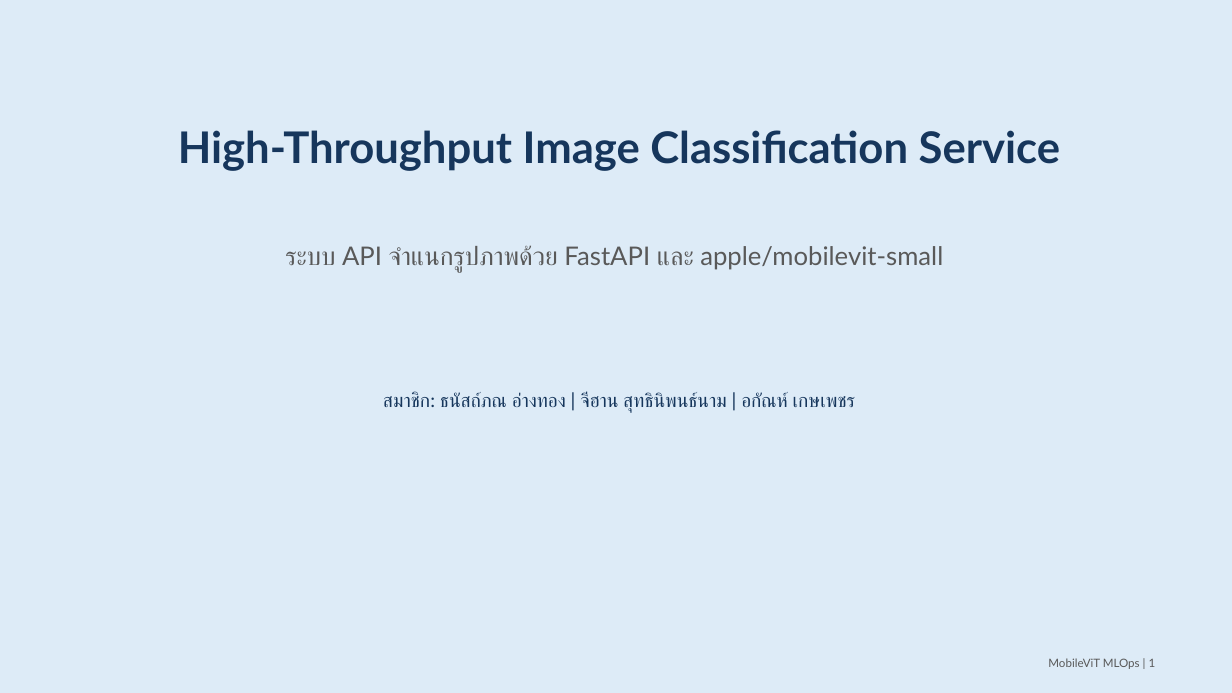
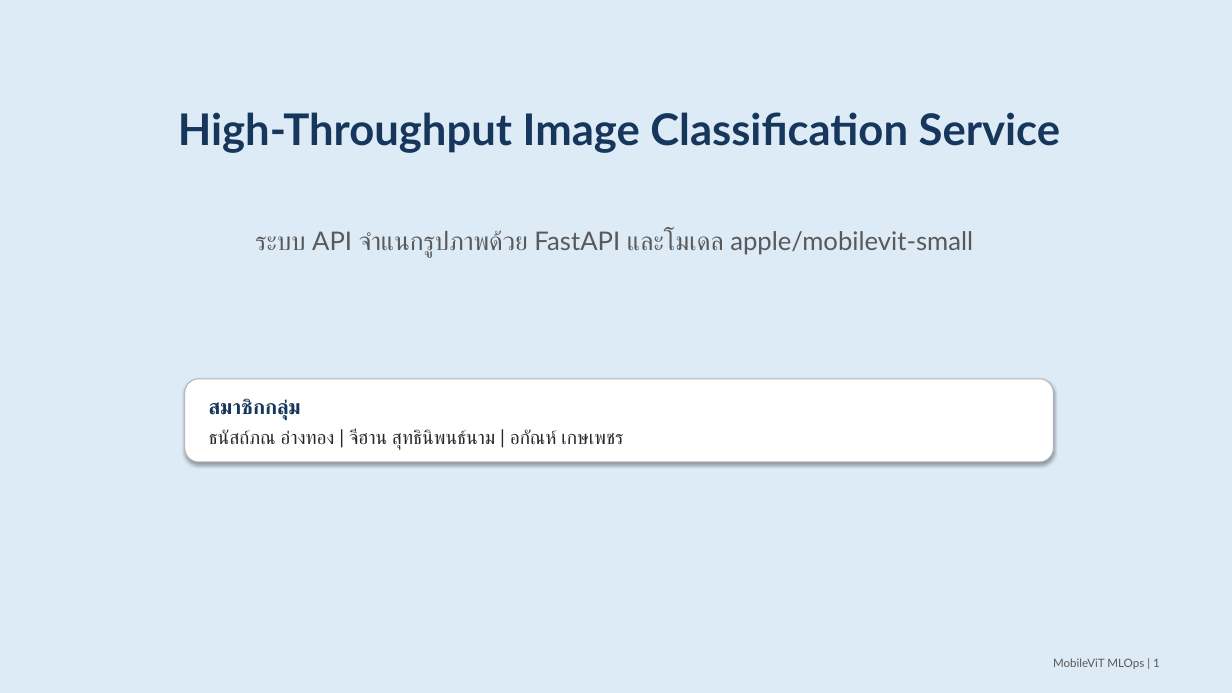
Before and after one commit to Tanasphon/AIE_MLOP_project, a slide deck: slide 1 of presentation/mobilevit_mlops_presentation.pptx. Drawn at 1232x693 pixels with LibreOffice and Linux fonts; fonts in the diff are those of the drawing. Boxes give left, top, right and bottom in pixels: in the first picture for what was removed or moved away, otherwise in the second. Text is boxed around its words. In the diff, an @@ line names an element or a change of style, - is before the commit and + after.

Commit message:
Enhance presentation workflow slides
Add a clear project step timeline, workflow visuals, and demo image to the Thai presentation deck.

```diff
--- a/presentation/mobilevit_mlops_presentation.pptx
+++ b/presentation/mobilevit_mlops_presentation.pptx
@@ text "High-Throughput Image Classification Service": place and size @@
-text "High-Throughput Image Classification Service" at (178,130,1060,171)
+text "High-Throughput Image Classification Service" at (178,112,1060,153)
@@ text at (255,230,973,257): text changed @@
-ระบบ API จำแนกรูปภาพด้วย FastAPI และ apple/mobilevit-small
+ระบบ API จำแนกรูปภาพด้วย FastAPI และโมเดล apple/mobilevit-small
@@ rounded rectangle added at (185,379,1054,462), fill #FFFFFF, outline #B4B4B4 0.75 pt @@
@@ text at (209,398,623,450): text changed; text colour #16365C to #282828 @@
-สมาชิก: ธนัสถ์ภณ อ่างทอง | จีฮาน สุทธินิพนธ์นาม | อกัณห์ เกษเพชร
+สมาชิกกลุ่ม
+ธนัสถ์ภณ อ่างทอง | จีฮาน สุทธินิพนธ์นาม | อกัณห์ เกษเพชร
@@ text "MobileViT MLOps | 1": place and size @@
-text "MobileViT MLOps | 1" at (1048,658,1156,669)
+text "MobileViT MLOps | 1" at (1053,658,1160,669)
```
Also in this commit, not shown: 9 other slides changed, 4 slides added, 1 other file.
